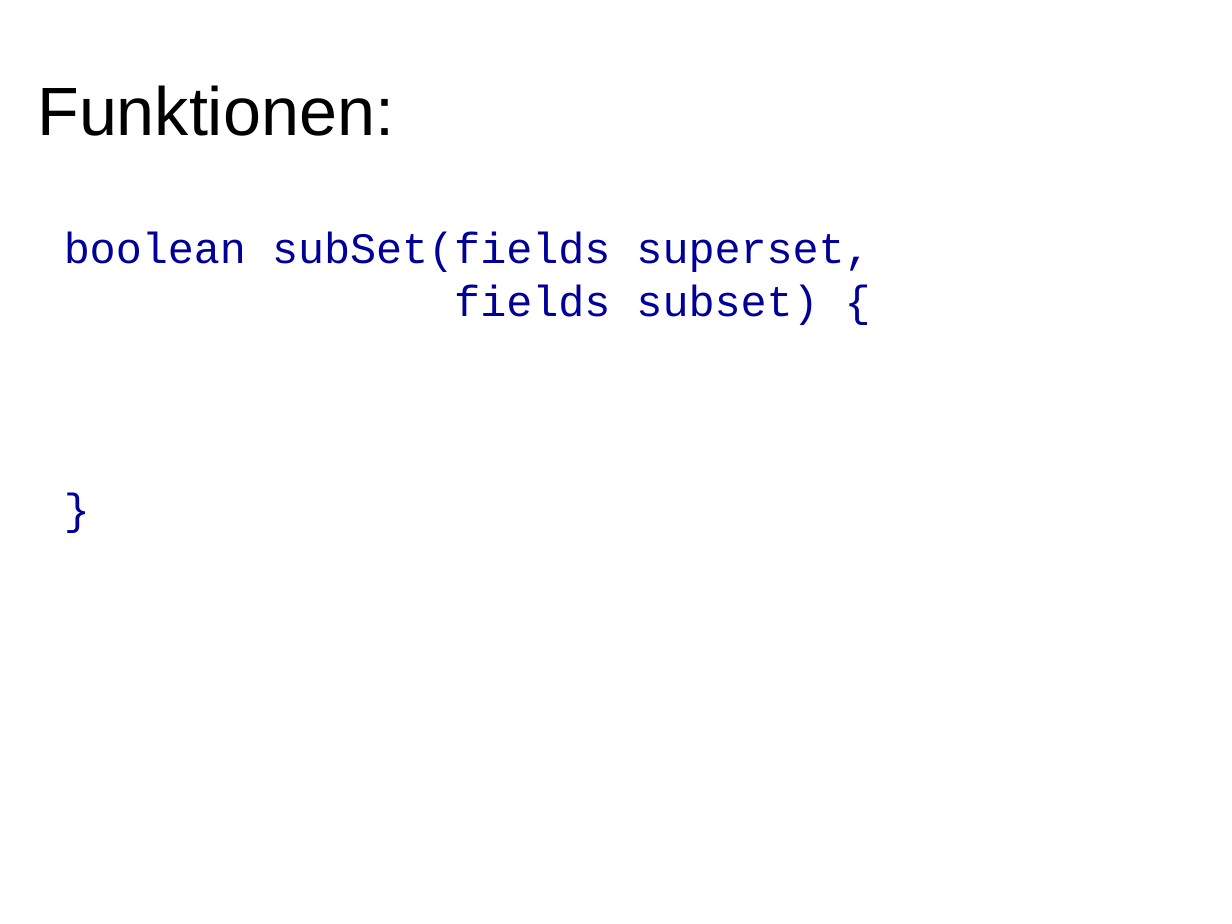
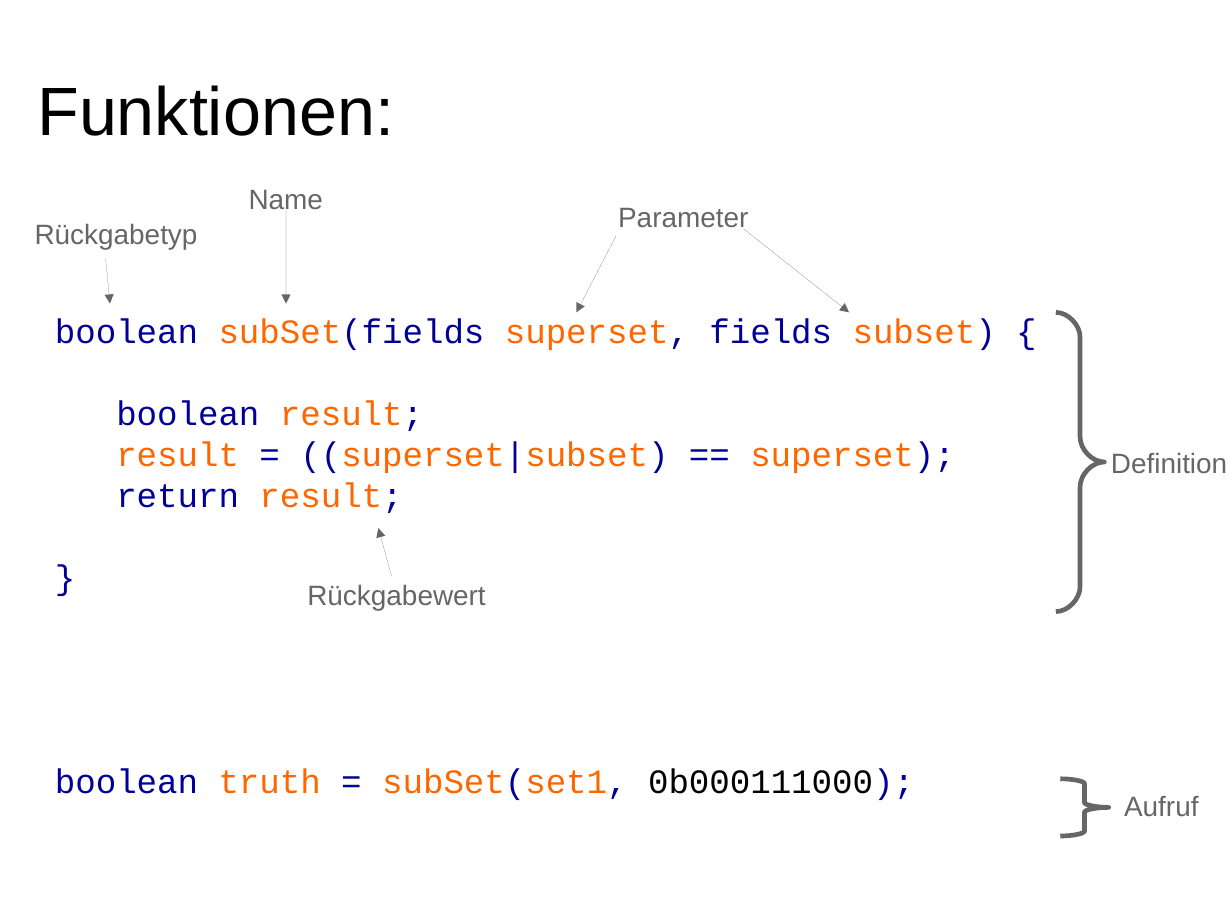
Before and after one commit to hotwolf/TicTacToe, a slide deck: slide 16 of Workshop/Software.odp (slide 11 before the commit). Drawn at 1232x924 pixels with LibreOffice and Linux fonts; fonts in the diff are those of the drawing. Boxes give left, top, right and bottom in pixels: in the first picture for what was removed or moved away, otherwise in the second. Text is boxed around its words. In the diff, an @@ line names an element or a change of style, - is before the commit and + after.

Commit message:
updated slides

```diff
--- a/Workshop/Software.odp
+++ b/Workshop/Software.odp
@@ text added at [249,190,323,209], 18 pt, text #666666 @@
+Name
@@ text added at [618,208,748,232], 18 pt, text #666666 @@
+Parameter
@@ text added at [35,224,198,249], 18 pt, text #666666 @@
+Rückgabetyp
@@ arrow added from (286, 211) to (286, 304), #666666 0 pt @@
@@ arrow added from (616, 236) to (577, 313), #666666 0 pt @@
@@ arrow added from (743, 229) to (850, 313), #666666 0 pt @@
@@ arrow added from (105, 258) to (110, 304), #666666 0 pt @@
@@ text "boolean subSet(fields superset, fields subset) ...": place and size @@
-text "boolean subSet(fields superset, fields subset) ..." at [64,232,870,325]
+text "boolean subSet(fields superset, fields subset) ..." at [55,318,996,800]
@@ text "boolean subSet(fields superset, fields subset) ..." at [55,318,996,800]: size 28 to 22 pt in "}" @@
@@ text at [55,318,996,513]: text changed; size 28 to 22 pt; text colour #000099 to #FF6600 @@
-boolean subSet(fields superset,
-fields subset) {
+boolean subSet(fields superset, fields subset) {
+boolean result;
+result = ((superset|subset) == superset);
+return result;
@@ freeform shape added at [1056,313,1105,613], outline #666666 3 pt @@
@@ text added at [1111,453,1227,473], 18 pt, text #666666 @@
+Definition
@@ arrow added from (391, 577) to (379, 528), #666666 0 pt @@
@@ text added at [307,585,485,610], 18 pt, text #666666 @@
+Rückgabewert
@@ text at [55,768,914,800]: paragraph added @@
+boolean truth = subSet(set1, 0b000111000);
@@ freeform shape added at [1061,779,1109,836], outline #666666 3 pt @@
@@ text added at [1124,796,1198,816], 18 pt, text #666666 @@
+Aufruf
```
Also in this commit, not shown: 4 other slides changed, 12 slides added, 1 slide removed, 23 other files.
